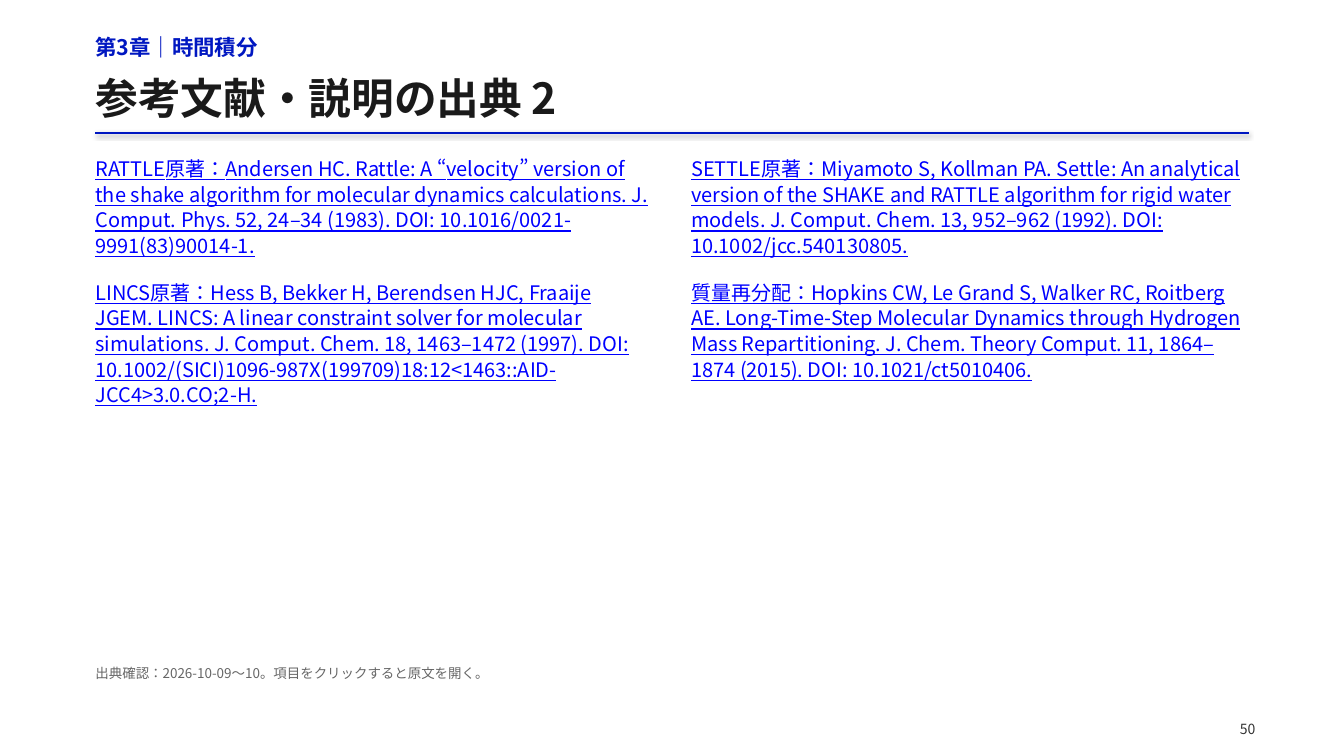
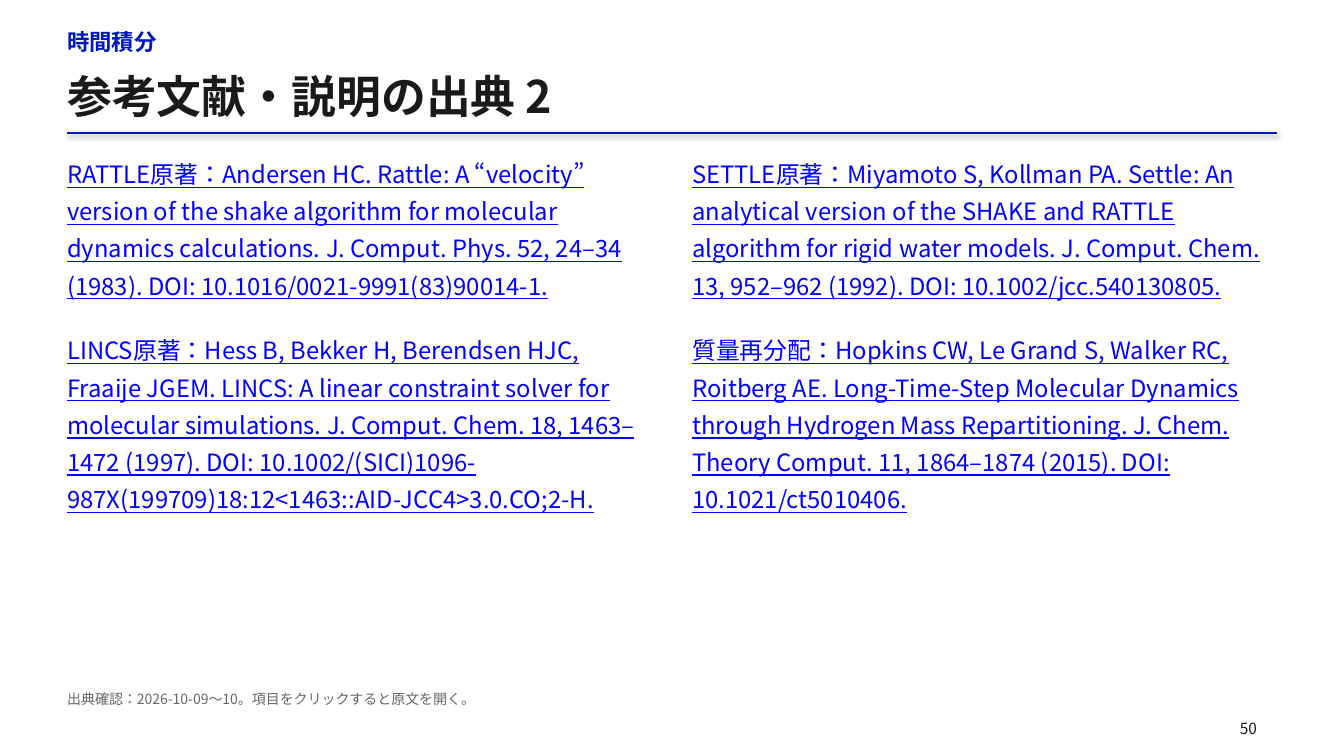
Before and after one commit to matsunagalab/lecture_bioinfo, a slide deck: slide 50 of 11_分子動力学シミュレーション/11_分子動力学シミュレーション.pptx. Drawn at 1344x756 pixels with LibreOffice and Linux fonts; fonts in the diff are those of the drawing. Boxes give left, top, right and bottom in pixels: in the first picture for what was removed or moved away, otherwise in the second. Text is boxed around its words. In the diff, an @@ line names an element or a change of style, - is before the commit and + after.

Commit message:
第11回の数式と図を再配置しOpenMM演習の説明を改善

```diff
--- a/11_分子動力学シミュレーション/11_分子動力学シミュレーション.pptx
+++ b/11_分子動力学シミュレーション/11_分子動力学シミュレーション.pptx
@@ text at (67,31,156,52): text changed; size 15.2 to 16 pt @@
-第3章｜時間積分
+時間積分
@@ text "参考文献・説明の出典 2": place and size @@
-text "参考文献・説明の出典 2" at (95,77,557,118)
+text "参考文献・説明の出典 2" at (67,74,552,117)
@@ text "参考文献・説明の出典 2" at (67,74,552,117): size 30.5 to 32 pt @@
@@ line moved from (96, 133) - (1249, 133) to (68, 133) - (1277, 133) @@
@@ text "RATTLE原著：Andersen HC. Rattle: A “velocity” ...": place and size @@
-text "RATTLE原著：Andersen HC. Rattle: A “velocity” ..." at (95,158,648,257)
+text "RATTLE原著：Andersen HC. Rattle: A “velocity” ..." at (67,162,622,300)
@@ text "LINCS原著：Hess B, Bekker H, Berendsen ...": place and size @@
-text "LINCS原著：Hess B, Bekker H, Berendsen ..." at (95,283,629,406)
+text "LINCS原著：Hess B, Bekker H, Berendsen ..." at (67,339,635,513)
@@ size 14.3 to 17 pt; line spacing 18.3pt to 1.3 in 4 elements at (67,162,622,300), (692,163,1260,300), (67,339,635,513), (692,339,1239,477) @@
@@ text "質量再分配：Hopkins CW, Le Grand S, ...": place and size @@
-text "質量再分配：Hopkins CW, Le Grand S, ..." at (691,283,1240,381)
+text "質量再分配：Hopkins CW, Le Grand S, ..." at (692,339,1239,477)
@@ text "出典確認：2026-10-09〜10。項目をクリックすると原文を開く。": place and size @@
-text "出典確認：2026-10-09〜10。項目をクリックすると原文を開く。" at (95,667,488,679)
+text "出典確認：2026-10-09〜10。項目をクリックすると原文を開く。" at (67,692,475,705)
@@ text "出典確認：2026-10-09〜10。項目をクリックすると原文を開く。" at (67,692,475,705): size 9.5 to 10 pt @@
@@ text "50" at (1240,722,1257,734): size 10 to 11 pt, text colour #333333 to #171717; line spacing 13.5pt to 13.8pt @@
```
Also in this commit, not shown: 53 other slides changed, 4 slides added, 4 slides removed, 2 other files.
